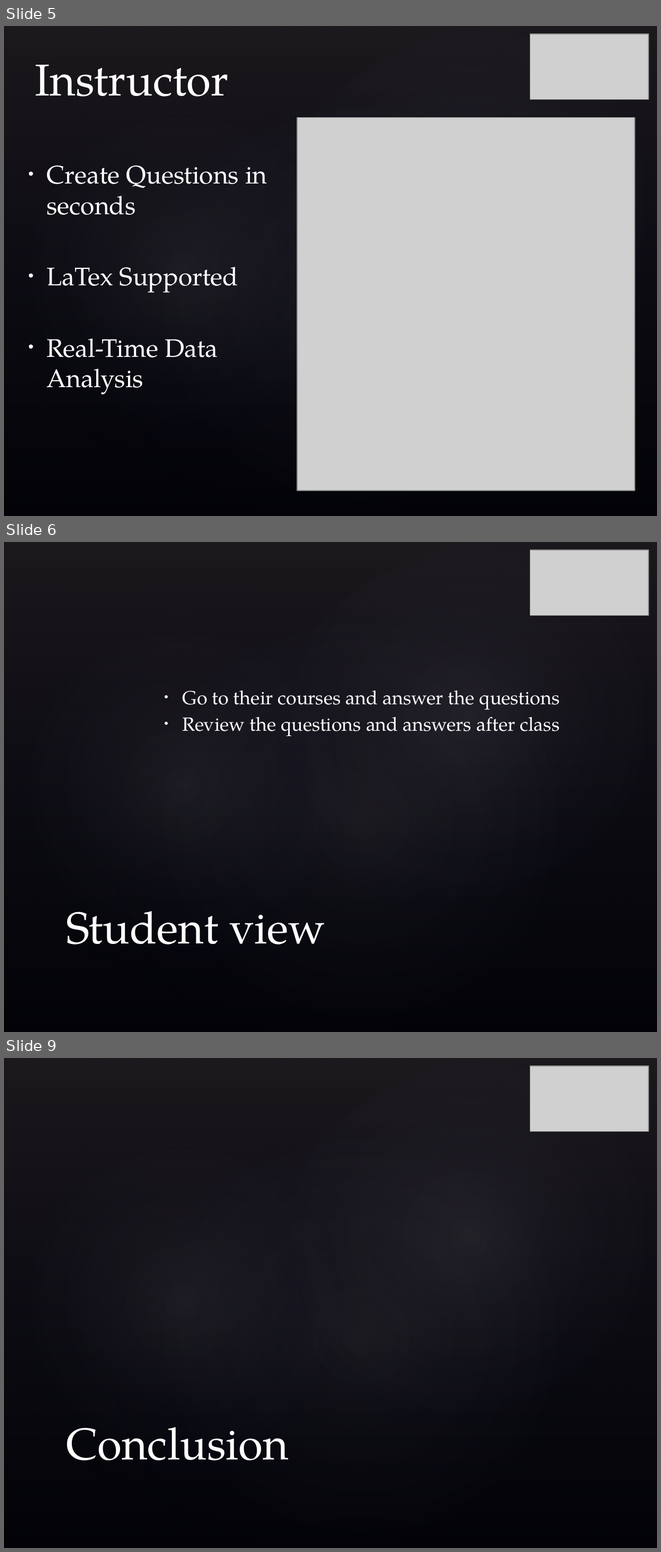
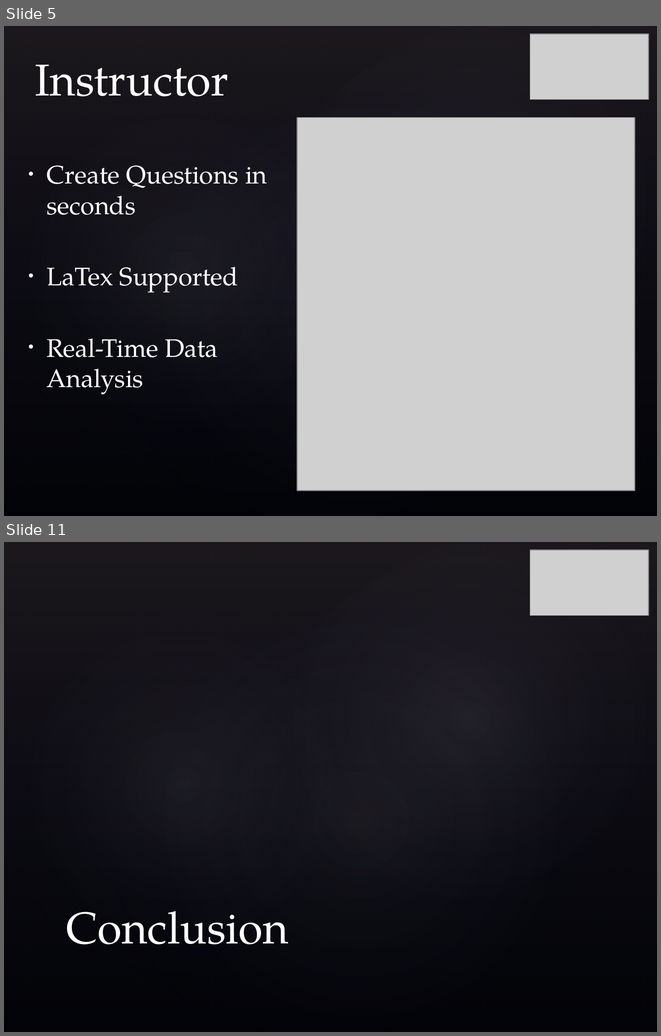
Before and after one commit to hadimuhammad/InPress, a slide deck: Documentation/Presentation.pptx. Shown one above the other, each under a label of ours: slides 5, 6 and 9 before the commit, slides 5 and 11 after it; the slides between them are not shown. The pictures are 661x1552 and 661x1036 pixels, drawn with LibreOffice and Linux fonts; fonts in the diff are those of the drawing; grey boxes stand for pictures; background and template pictures are left out. Boxes give left, top, right and bottom in pixels: in the first picture for what was removed or moved away, otherwise in the second. Text is boxed around its words. In the diff, an @@ line names an element or a change of style, - is before the commit and + after.

```diff
--- a/Documentation/Presentation.pptx
+++ b/Documentation/Presentation.pptx
@@ slide 6 removed at bbox=[4, 542, 657, 1032], background picture (left out); not listed: 4 template elements that a slide beside it also shows @@
@@ picture removed at bbox=[530, 550, 648, 615] @@
@@ text removed at bbox=[183, 690, 559, 736] @@
-• Go to their courses and answer the questions
-• Review the questions and answers after class
@@ title removed at bbox=[66, 911, 325, 944] @@
-Student view
@@ what was slide 9 is now slide 11 @@
```
Also in this commit, not shown: 2 slides changed, 3 slides added.
